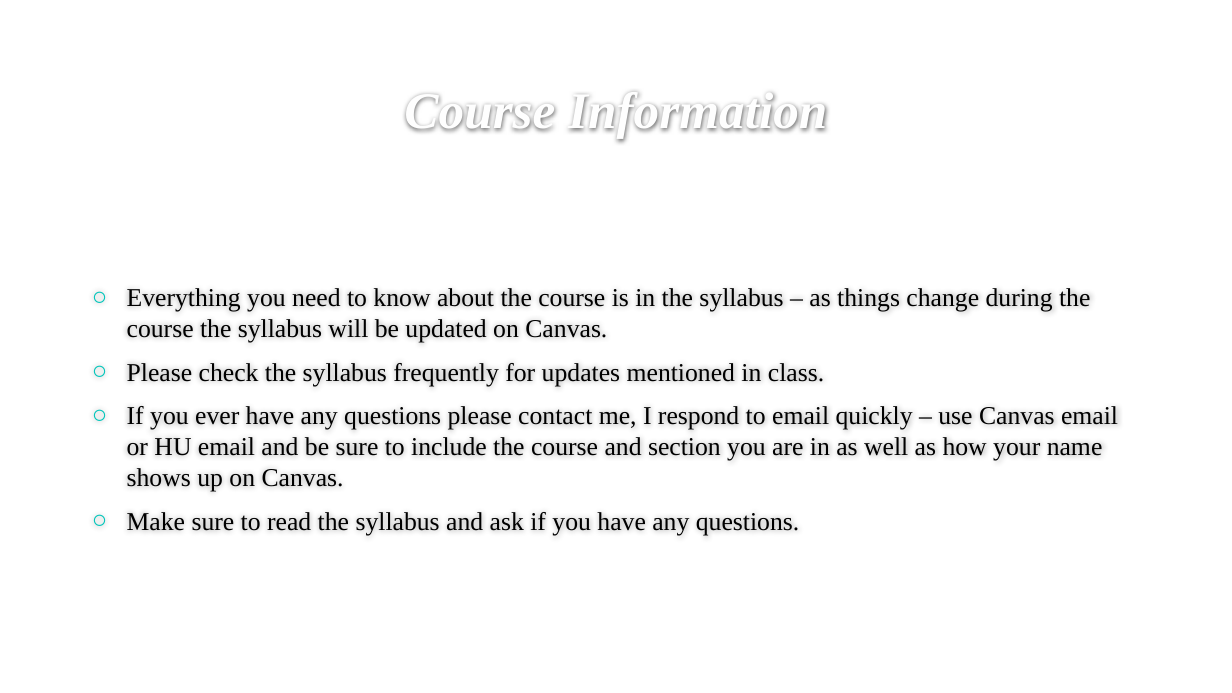
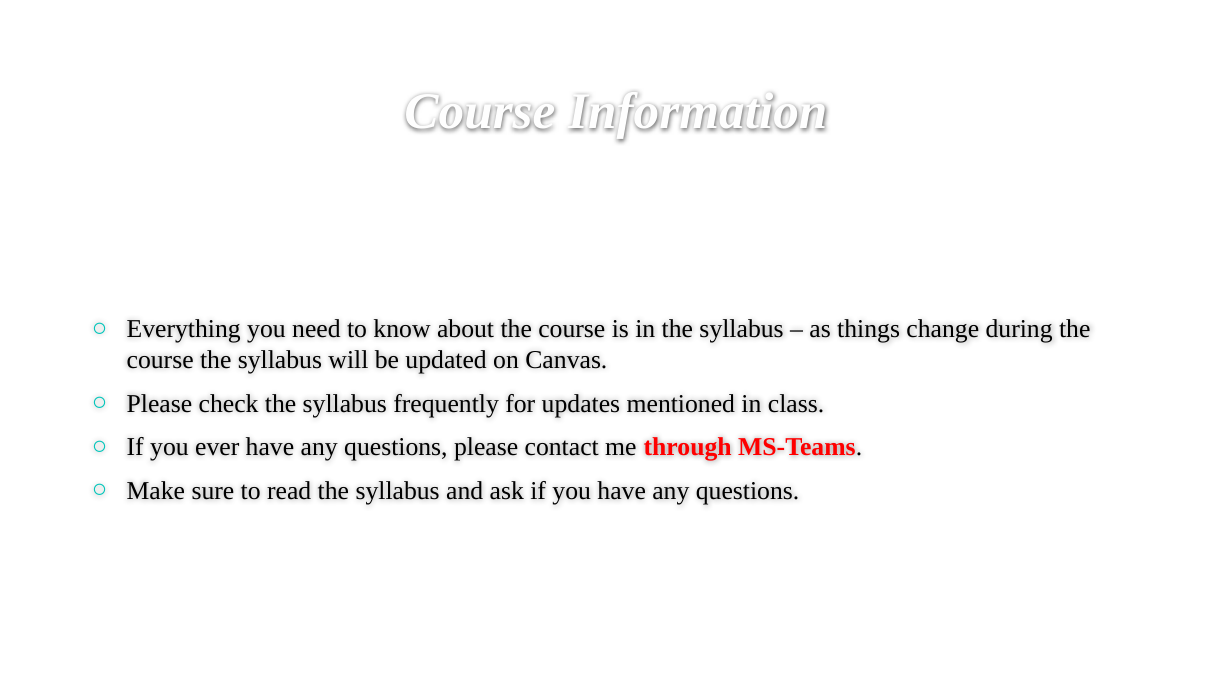
Before and after one commit to melhzy/data_analytics, a slide deck: slide 2 of Week1_Simple_Effect/Week 1 Simple effect.pptx. Drawn at 1232x693 pixels with LibreOffice and Linux fonts; fonts in the diff are those of the drawing; background and template pictures are left out. Boxes give left, top, right and bottom in pixels: in the first picture for what was removed or moved away, otherwise in the second. Text is boxed around its words. In the diff, an @@ line names an element or a change of style, - is before the commit and + after.

```diff
--- a/Week1_Simple_Effect/Week 1 Simple effect.pptx
+++ b/Week1_Simple_Effect/Week 1 Simple effect.pptx
@@ text at (127,437,862,461): text changed @@
-○ If you ever have any questions please contact me, I respond to email quickly – use Canvas email or HU email and be sure to include the course and section you are in as well as how your name shows up on Canvas.
+○ If you ever have any questions, please contact me through MS-Teams.
```
Also in this commit, not shown: 13 other slides changed, 4 other files.
